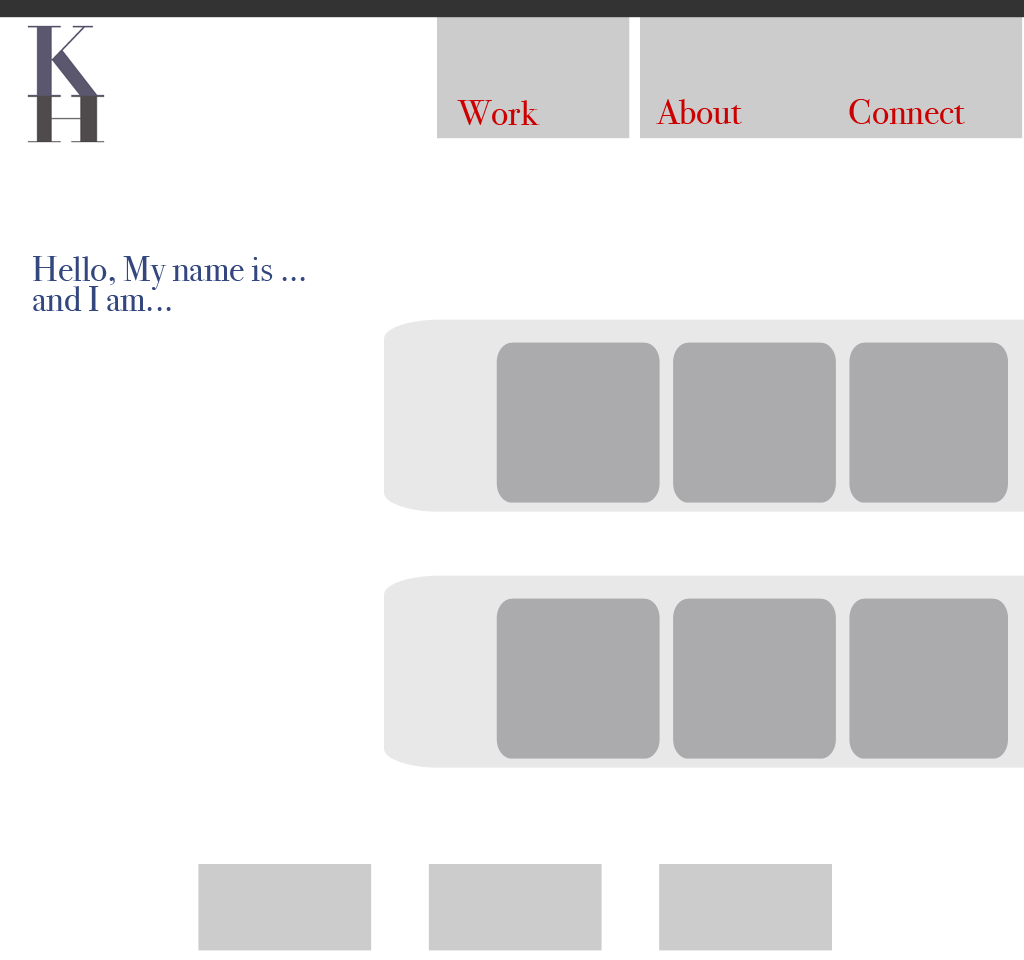
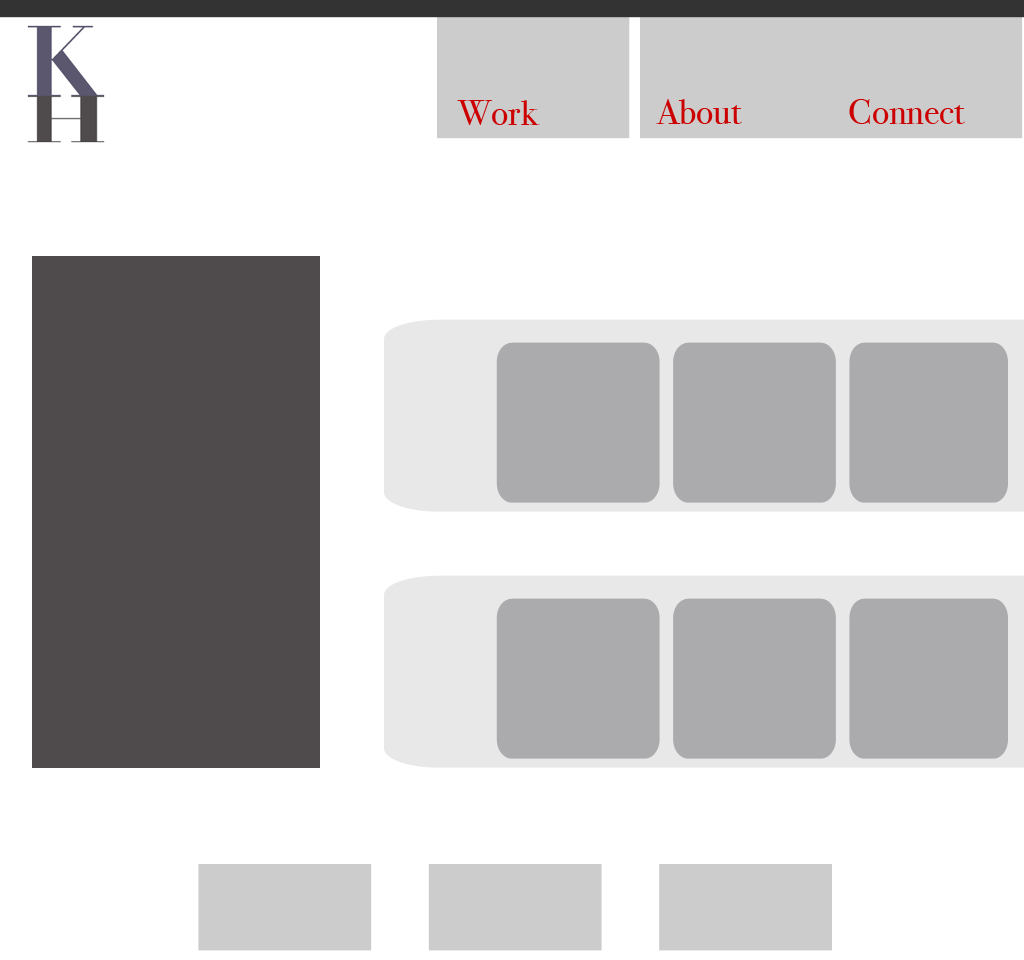
Two versions of the same layered image (1024 × 960). Layer-by-layer changes:
added layer "Shape 8" in group "Nav" over [32,256,320,768]
